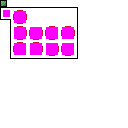
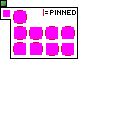
Two versions of the same layered image (128 × 128). Layer-by-layer changes:
added layer "Layer 34(pasted)" in group "Layer 15" over [43, 9, 76, 16]
